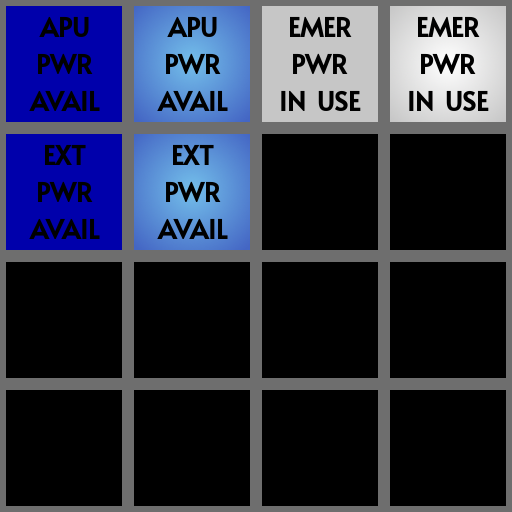
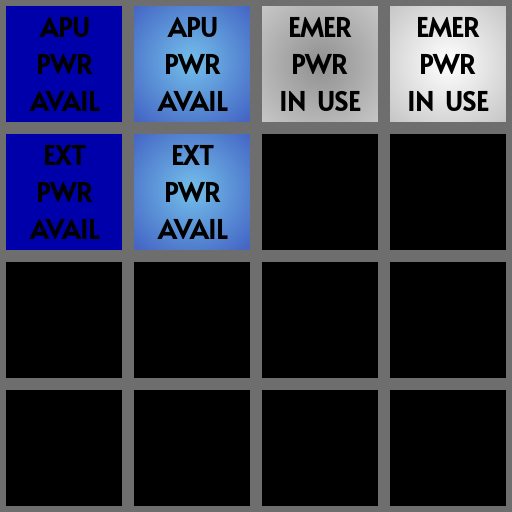
Layers edited between the first and the second w=512, h=512 image:
painted on "txt_cockpit_warnings_2.png" over [262,6,378,122]
